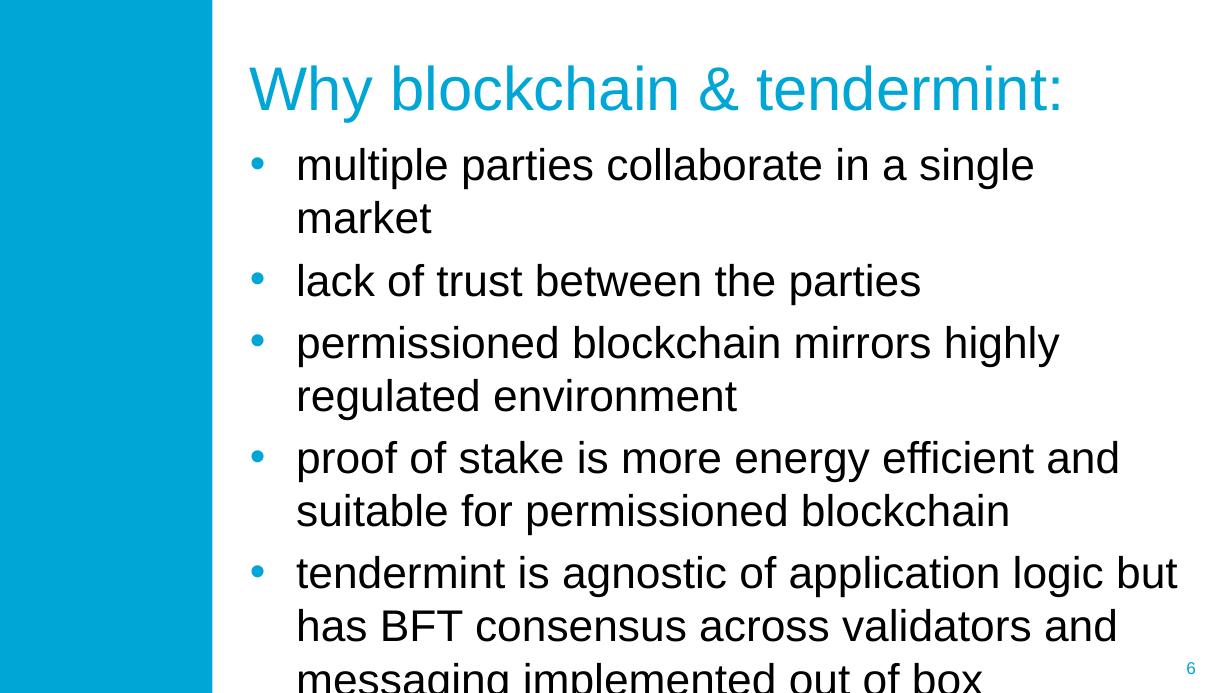
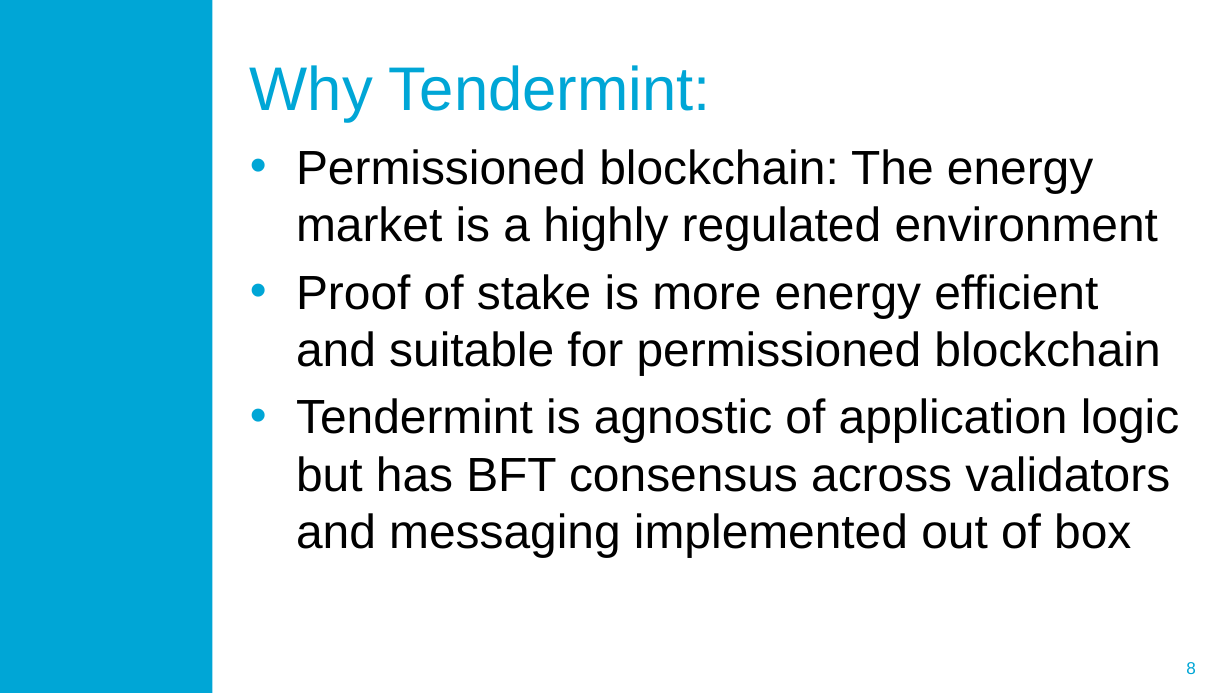
Before and after one commit to blockchain-lab/eXchains, a slide deck: slide 8 of Documentation/SmartGridChain.pptx (slide 6 before the commit). Drawn at 1232x693 pixels with LibreOffice and Linux fonts; fonts in the diff are those of the drawing; background and template pictures are left out. Boxes give left, top, right and bottom in pixels: in the first picture for what was removed or moved away, otherwise in the second. Text is boxed around its words. In the diff, an @@ line names an element or a change of style, - is before the commit and + after.

```diff
--- a/Documentation/SmartGridChain.pptx
+++ b/Documentation/SmartGridChain.pptx
@@ title at [250,65,711,121]: text changed @@
-Why blockchain & tendermint:
+Why Tendermint:
@@ text at [296,149,1179,557]: text changed; size 25.9 to 28 pt @@
-• multiple parties collaborate in a single market
-• lack of trust between the parties
-• permissioned blockchain mirrors highly regulated environment
-• proof of stake is more energy efficient and suitable for permissioned blockchain
-• tendermint is agnostic of application logic but has BFT consensus across validators and messaging implemented out of box
+• Permissioned blockchain: The energy market is a highly regulated environment
+• Proof of stake is more energy efficient and suitable for permissioned blockchain
+• Tendermint is agnostic of application logic but has BFT consensus across validators and messaging implemented out of box
@@ page number at [1186,662,1196,674]: text changed @@
-6
+8
```
Also in this commit, not shown: 3 other slides changed, 2 slides added.
